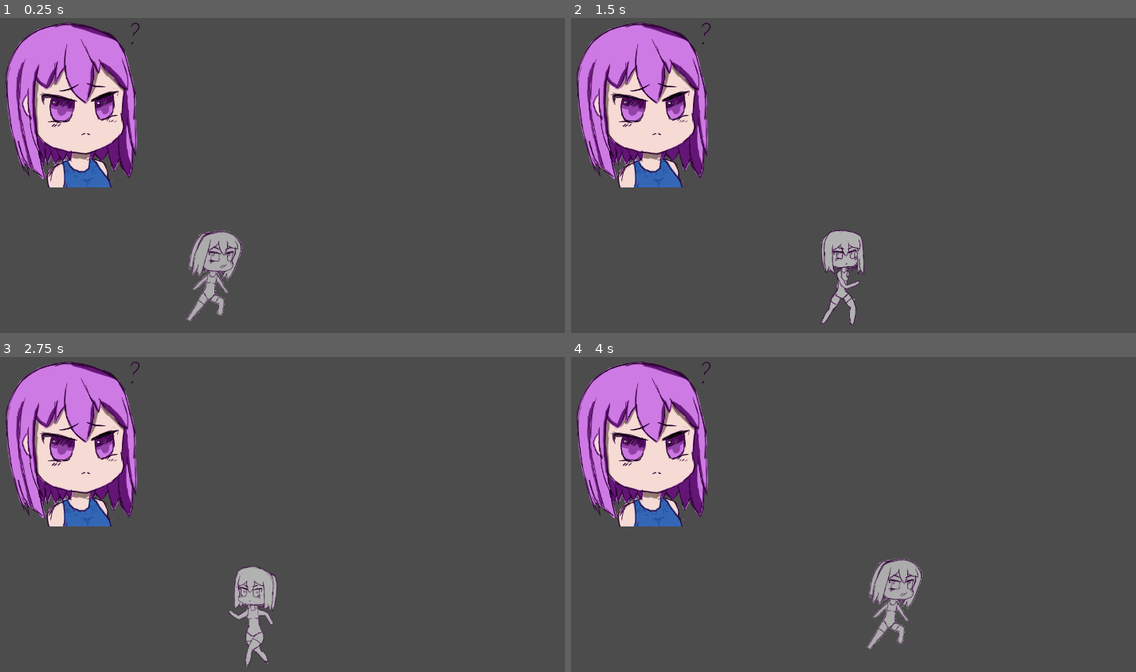
Above: before the commit, frames 1-4 (two rows, left to right).
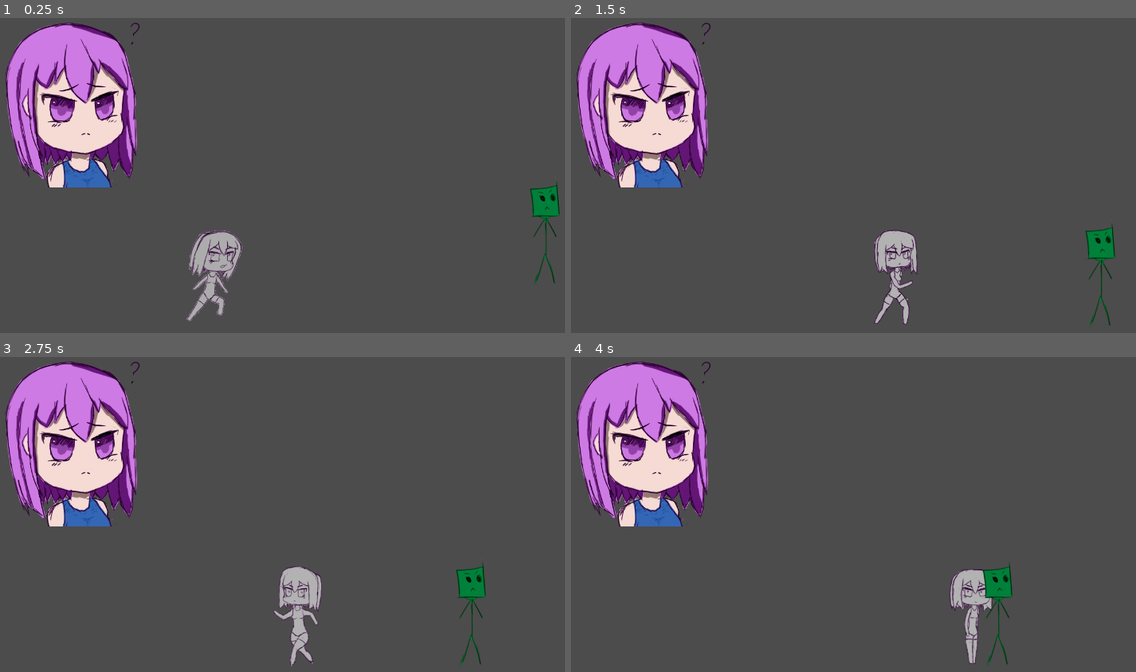
Above: after the commit, the same moments.

Repository: BeatMil/Mugi-again
Game: Godot game, scene res://scene/stage01.tscn
The game is run twice, just before and just after one commit, with the same random seed, the same clock (stepped at 60 frames per second) and the same inputs.
Inputs:
- Up to frame 1 (0.25 s): no input
- Up to frame 2 (1.5 s): hold Right (ui_right) from 0.53 s (still down); tap Up (ui_up) at 0.77 s
- Up to frame 3 (2.75 s): tap Up (ui_up) at 1.52 s; release Right (ui_right) at 2.03 s; hold Left (ui_left) from 2.03 s (still down)
- Up to frame 4 (4 s): release Left (ui_left) at 2.78 s; hold Right (ui_right) from 2.78 s (still down); tap Up (ui_up) at 3.02, 3.77 s

The runs differ from the first frame. In frame 1, 0.6% of the frame differs, in the area x 93-100%, y 51-85%; in frame 2, 3.1%; in frame 3, 3.3%, in the area x 40-87%, y 65-99%; in frame 4, 3.1%.
Error after the commit: Trying to assign value of type 'Nil' to a variable of type 'String'. (res://script/Player.gd:73)

Commit message:
getting back: make an enemy with dead()

Diff:
--- /dev/null
+++ b/prefab/PaperMask.tscn
@@ -0,0 +1,18 @@
+[gd_scene load_steps=4 format=2]
+
+[ext_resource path="res://script/PaperMask.gd" type="Script" id=1]
+[ext_resource path="res://media/Enemy/bambooojin idle.png" type="Texture" id=2]
+
+[sub_resource type="RectangleShape2D" id=1]
+extents = Vector2( 20.0004, 108 )
+
+[node name="PaperMask" type="KinematicBody2D"]
+script = ExtResource( 1 )
+
+[node name="CollisionShape2D" type="CollisionShape2D" parent="."]
+position = Vector2( 1, 9 )
+shape = SubResource( 1 )
+
+[node name="Sprite" type="Sprite" parent="."]
+texture = ExtResource( 2 )
+hframes = 4
--- a/prefab/Player.tscn
+++ b/prefab/Player.tscn
@@ -1,40 +1,39 @@
-[gd_scene load_steps=8 format=2]
+[gd_scene load_steps=10 format=2]
 
 [ext_resource path="res://script/Player.gd" type="Script" id=1]
-[ext_resource path="res://media/idle sheet4f trans 128x256.png" type="Texture" id=2]
-[ext_resource path="res://media/jump01.png" type="Texture" id=3]
+[ext_resource path="res://media/Player/crouching1f 128x256.png" type="Texture" id=2]
+[ext_resource path="res://media/Player/idle sheet4f trans 128x256.png" type="Texture" id=3]
+[ext_resource path="res://media/Player/jump01.png" type="Texture" id=4]
 
 [sub_resource type="RectangleShape2D" id=1]
 extents = Vector2( 28.5273, 88.9669 )
 
 [sub_resource type="Animation" id=2]
-resource_name = "idle"
-length = 0.001
-loop = true
-tracks/0/type = "value"
-tracks/0/path = NodePath("Sprite:frame")
-tracks/0/interp = 1
-tracks/0/loop_wrap = true
-tracks/0/imported = false
-tracks/0/enabled = true
-tracks/0/keys = {
-"times": PoolRealArray( 0 ),
-"transitions": PoolRealArray( 1 ),
-"update": 1,
-"values": [ 0 ]
-}
-tracks/1/type = "value"
-tracks/1/path = NodePath("Sprite:texture")
-tracks/1/interp = 1
-tracks/1/loop_wrap = true
-tracks/1/imported = false
-tracks/1/enabled = true
-tracks/1/keys = {
+resource_name = "crouch"
+tracks/0/type = "value"
+tracks/0/path = NodePath("Sprite:texture")
+tracks/0/interp = 1
+tracks/0/loop_wrap = true
+tracks/0/imported = false
+tracks/0/enabled = true
+tracks/0/keys = {
 "times": PoolRealArray( 0 ),
 "transitions": PoolRealArray( 1 ),
 "update": 1,
 "values": [ ExtResource( 2 ) ]
 }
+tracks/1/type = "value"
+tracks/1/path = NodePath("Sprite:vframes")
+tracks/1/interp = 1
+tracks/1/loop_wrap = true
+tracks/1/imported = false
+tracks/1/enabled = true
+tracks/1/keys = {
+"times": PoolRealArray( 0 ),
+"transitions": PoolRealArray( 1 ),
+"update": 1,
+"values": [ 1 ]
+}
 tracks/2/type = "value"
 tracks/2/path = NodePath("Sprite:hframes")
 tracks/2/interp = 1
@@ -46,46 +45,6 @@
 "transitions": PoolRealArray( 1 ),
 "update": 1,
 "values": [ 4 ]
-}
-
-[sub_resource type="Animation" id=3]
-resource_name = "jump"
-length = 0.001
-tracks/0/type = "value"
-tracks/0/path = NodePath("Sprite:texture")
-tracks/0/interp = 1
-tracks/0/loop_wrap = true
-tracks/0/imported = false
-tracks/0/enabled = true
-tracks/0/keys = {
-"times": PoolRealArray( 0 ),
-"transitions": PoolRealArray( 1 ),
-"update": 1,
-"values": [ ExtResource( 3 ) ]
-}
-tracks/1/type = "value"
-tracks/1/path = NodePath("Sprite:hframes")
-tracks/1/interp = 1
-tracks/1/loop_wrap = true
-tracks/1/imported = false
-tracks/1/enabled = true
-tracks/1/keys = {
-"times": PoolRealArray( 0 ),
-"transitions": PoolRealArray( 1 ),
-"update": 1,
-"values": [ 1 ]
-}
-tracks/2/type = "value"
-tracks/2/path = NodePath("Sprite:vframes")
-tracks/2/interp = 1
-tracks/2/loop_wrap = true
-tracks/2/imported = false
-tracks/2/enabled = true
-tracks/2/keys = {
-"times": PoolRealArray( 0 ),
-"transitions": PoolRealArray( 1 ),
-"update": 1,
-"values": [ 1 ]
 }
 tracks/3/type = "value"
 tracks/3/path = NodePath("Sprite:frame")
@@ -100,7 +59,98 @@
 "values": [ 0 ]
 }
 
+[sub_resource type="Animation" id=3]
+length = 0.001
+loop = true
+tracks/0/type = "value"
+tracks/0/path = NodePath("Sprite:frame")
+tracks/0/interp = 1
+tracks/0/loop_wrap = true
+tracks/0/imported = false
+tracks/0/enabled = true
+tracks/0/keys = {
+"times": PoolRealArray( 0 ),
+"transitions": PoolRealArray( 1 ),
+"update": 1,
+"values": [ 0 ]
+}
+tracks/1/type = "value"
+tracks/1/path = NodePath("Sprite:texture")
+tracks/1/interp = 1
+tracks/1/loop_wrap = true
+tracks/1/imported = false
+tracks/1/enabled = true
+tracks/1/keys = {
+"times": PoolRealArray( 0 ),
+"transitions": PoolRealArray( 1 ),
+"update": 1,
+"values": [ ExtResource( 3 ) ]
+}
+tracks/2/type = "value"
+tracks/2/path = NodePath("Sprite:hframes")
+tracks/2/interp = 1
+tracks/2/loop_wrap = true
+tracks/2/imported = false
+tracks/2/enabled = true
+tracks/2/keys = {
+"times": PoolRealArray( 0 ),
+"transitions": PoolRealArray( 1 ),
+"update": 1,
+"values": [ 4 ]
+}
+
 [sub_resource type="Animation" id=4]
+length = 0.001
+tracks/0/type = "value"
+tracks/0/path = NodePath("Sprite:texture")
+tracks/0/interp = 1
+tracks/0/loop_wrap = true
+tracks/0/imported = false
+tracks/0/enabled = true
+tracks/0/keys = {
+"times": PoolRealArray( 0 ),
+"transitions": PoolRealArray( 1 ),
+"update": 1,
+"values": [ ExtResource( 4 ) ]
+}
+tracks/1/type = "value"
+tracks/1/path = NodePath("Sprite:hframes")
+tracks/1/interp = 1
+tracks/1/loop_wrap = true
+tracks/1/imported = false
+tracks/1/enabled = true
+tracks/1/keys = {
+"times": PoolRealArray( 0 ),
+"transitions": PoolRealArray( 1 ),
+"update": 1,
+"values": [ 1 ]
+}
+tracks/2/type = "value"
+tracks/2/path = NodePath("Sprite:vframes")
+tracks/2/interp = 1
+tracks/2/loop_wrap = true
+tracks/2/imported = false
+tracks/2/enabled = true
+tracks/2/keys = {
+"times": PoolRealArray( 0 ),
+"transitions": PoolRealArray( 1 ),
+"update": 1,
+"values": [ 1 ]
+}
+tracks/3/type = "value"
+tracks/3/path = NodePath("Sprite:frame")
+tracks/3/interp = 1
+tracks/3/loop_wrap = true
+tracks/3/imported = false
+tracks/3/enabled = true
+tracks/3/keys = {
+"times": PoolRealArray( 0 ),
+"transitions": PoolRealArray( 1 ),
+"update": 1,
+"values": [ 0 ]
+}
+
+[sub_resource type="Animation" id=5]
 length = 0.8
 loop = true
 step = 0.2
@@ -126,7 +176,7 @@
 "times": PoolRealArray( 0 ),
 "transitions": PoolRealArray( 1 ),
 "update": 1,
-"values": [ ExtResource( 2 ) ]
+"values": [ ExtResource( 3 ) ]
 }
 tracks/2/type = "value"
 tracks/2/path = NodePath("Sprite:hframes")
@@ -157,6 +207,7 @@
 hframes = 4
 
 [node name="AnimationPlayer" type="AnimationPlayer" parent="."]
-anims/idle = SubResource( 2 )
-anims/jump = SubResource( 3 )
-anims/run = SubResource( 4 )
+anims/crouch = SubResource( 2 )
+anims/idle = SubResource( 3 )
+anims/jump = SubResource( 4 )
+anims/run = SubResource( 5 )
--- a/project.godot
+++ b/project.godot
@@ -17,7 +17,7 @@
 
 config/name="Mugi-again"
 run/main_scene="res://scene/stage01.tscn"
-config/icon="res://media/MugiQT.png"
+config/icon="res://media/Player/MugiQT.png"
 
 [display]
 
--- a/scene/stage01.tscn
+++ b/scene/stage01.tscn
@@ -1,8 +1,9 @@
-[gd_scene load_steps=6 format=2]
+[gd_scene load_steps=7 format=2]
 
-[ext_resource path="res://media/MugiQT.png" type="Texture" id=1]
+[ext_resource path="res://media/Player/MugiQT.png" type="Texture" id=1]
 [ext_resource path="res://prefab/Player.tscn" type="PackedScene" id=2]
-[ext_resource path="res://scene/TouchScreenButton.gd" type="Script" id=3]
+[ext_resource path="res://script/TouchScreenButton.gd" type="Script" id=3]
+[ext_resource path="res://prefab/PaperMask.tscn" type="PackedScene" id=4]
 
 [sub_resource type="RectangleShape2D" id=1]
 extents = Vector2( 776.42, 10 )
@@ -30,4 +31,7 @@
 scale = Vector2( 5, 5 )
 shape = SubResource( 2 )
 script = ExtResource( 3 )
+
+[node name="PaperMask" parent="." instance=ExtResource( 4 )]
+position = Vector2( 1181.38, 439.616 )
 [connection signal="pressed" from="TouchScreenButton" to="TouchScreenButton" method="_on_TouchScreenButton_pressed"]
--- /dev/null
+++ b/script/PaperMask.gd
@@ -0,0 +1,25 @@
+extends KinematicBody2D
+#PaperMask.gd
+
+var velocity = Vector2()
+var ground = Vector2(0,-1)
+
+var walkSpeed : int = 100
+var direction : int = 1 # Facing Right
+
+func _ready():
+	get_node(".").set_meta("type", "enemy")
+	print(get_meta("type"))
+	var getType : String = get_node(".").get_meta("type")
+	print(getType)
+
+func _physics_process(delta):
+	direction = -1
+
+
+
+	velocity.y = 100
+	if (is_on_floor()):
+		velocity.x = walkSpeed * direction
+
+	velocity = move_and_slide(velocity, ground)
--- a/script/Player.gd
+++ b/script/Player.gd
@@ -5,7 +5,9 @@
 var gravity = 90
 var ground = Vector2(0,-1)
 var jumpPower = 1500
-var walkPower = 120
+var walkPower = 240
+
+var is_death = false
 
 
 #Cache
@@ -15,11 +17,19 @@
 var direction = 1 	# 1 = facing right
 var falling = false
 
+func _ready():
+	pass
+
 func _physics_process(delta):
-	Gravity()
-	Move()
-	Jump()
-	velocity = move_and_slide(velocity,ground);
+	if !is_death:
+		Gravity()
+		Move()
+		Jump()
+		Crouch()
+		velocity = move_and_slide(velocity,ground);
+		CollisionCheck()
+	else:
+		dead()
 
 
 func Move():
@@ -49,17 +59,33 @@
 	if !is_on_floor():
 		anim.play("jump")
 
+func Crouch():
+	if Input.is_action_pressed("ui_down"):
+		velocity.x = 0
+		anim.play("crouch")
+
 func Gravity():
 	velocity.y += gravity
 
-func DirectionSwitch():
+func CollisionCheck():
+	if get_slide_count() > 1:
+		for i in range(get_slide_count()):
+			var getType : String = get_slide_collision(i).collider.get_meta("type")
+			print("getType: %s"%getType)
+			if getType == "enemy":
+				dead()
+
+func DirectionSwitch(): # unused
 	direction *= -1
 
 func sayWord(word):
 	print("Mugi: %s" %(word))
 	anim.play("jump")
 
-
+func dead():
+	is_death = true
+	velocity.normalized()
+	print("dead")
 
 
 func is_falling():
Binary file added: media/Enemy/bambooojin idle.png
Not shown, changed: media/Enemy/bambooojin idle.png.import
Renamed: media/MugiQT.png -> media/Player/MugiQT.png
Not shown, added: media/Player/MugiQT.png.import
Binary file added: media/Player/crouching1f 128x256.png
Not shown, changed: media/Player/crouching1f 128x256.png.import
Renamed: media/idle sheet4f trans 128x256.png -> media/Player/idle sheet4f trans 128x256.png
Not shown, added: media/Player/idle sheet4f trans 128x256.png.import
Renamed: media/jump01.png -> media/Player/jump01.png
Not shown, changed: media/Player/jump01.png.import
Renamed: scene/TouchScreenButton.gd -> script/TouchScreenButton.gd
